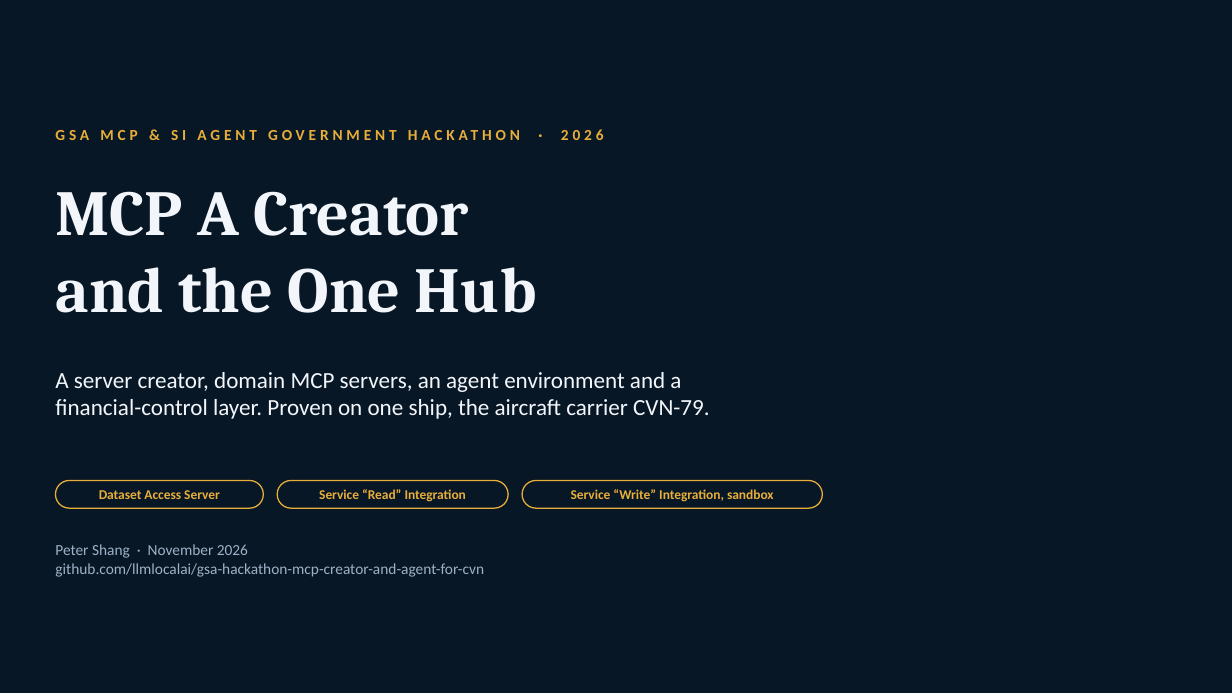
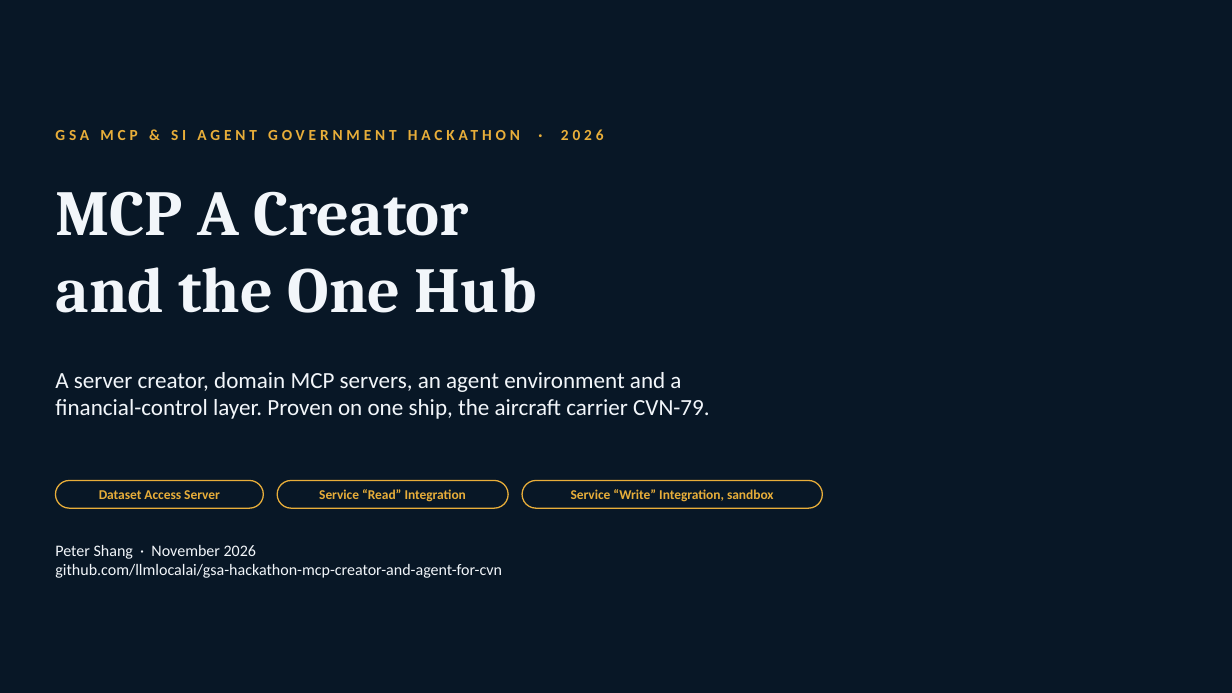
Before and after one commit to gsa-mcp-hackathon/gsa-hackathon-mcp-creator-and-agent-for-air-carrier, a slide deck: slide 1 of docs/submission/mcp-a-creator-one-hub-deck.pptx. Drawn at 1232x693 pixels with LibreOffice and Linux fonts; fonts in the diff are those of the drawing; background and template pictures are left out. Boxes give left, top, right and bottom in pixels: in the first picture for what was removed or moved away, otherwise in the second. Text is boxed around its words. In the diff, an @@ line names an element or a change of style, - is before the commit and + after.

```diff
--- a/docs/submission/mcp-a-creator-one-hub-deck.pptx
+++ b/docs/submission/mcp-a-creator-one-hub-deck.pptx
@@ text "Peter Shang · November 2026" at box(55, 545, 502, 578): size 12 to 12.5 pt, text colour #9DB2C6 to #F2F6FA @@
```
Also in this commit, not shown: 1 other slide changed, 13 other files.
